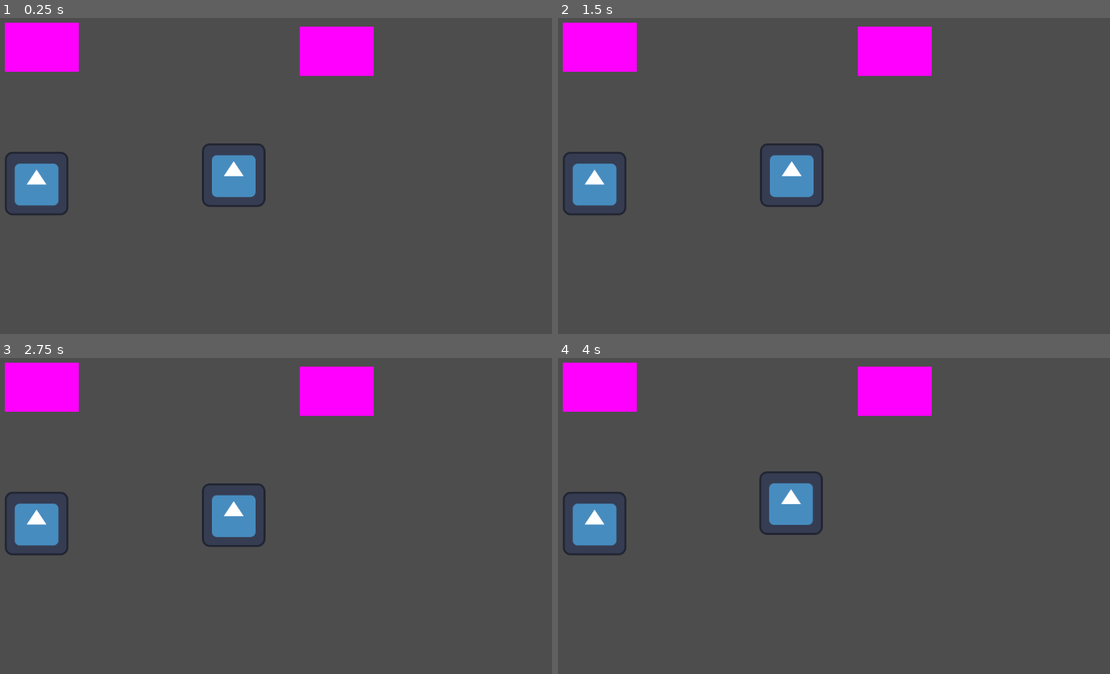
Above: before the commit, frames 1-4 (two rows, left to right).
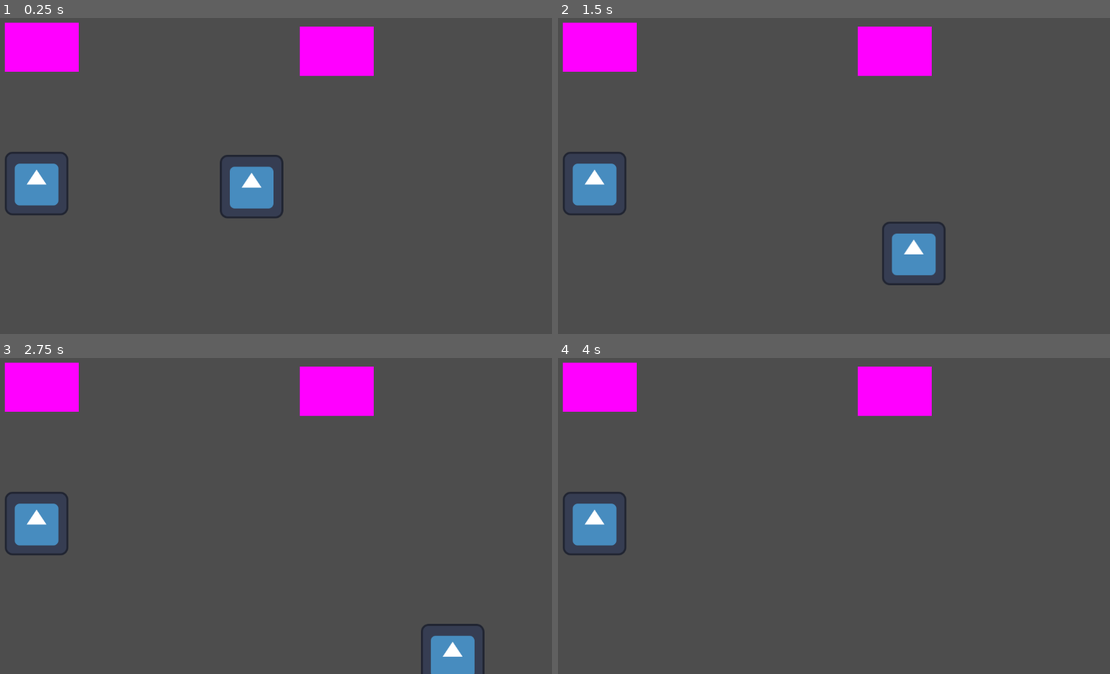
Above: after the commit, the same moments.

Repository: Pedro19082000/GlobalGameJam
Game: Godot game, scene res://cenas/fases/teste.tscn
Two runs of this game, one before a commit and one after it. Both use one fixed random seed, a clock stepped at 60 frames per second and the inputs below. The engine's default icon, where the game draws it, is replaced by a stand-in: a white triangle on a blue panel in a dark square.
Inputs (mouse positions are in pixels of both pictures, inside the frame that each line leads up to):
- Up to frame 1 (0.25 s): no input
- Up to frame 2 (1.5 s): move the mouse to (789, 176) at 0.52 s; click (789, 176) at 0.67 s; move the mouse to (707, 188) at 1.27 s; click (707, 188) at 1.42 s
- Up to frame 3 (2.75 s): move the mouse to (325, 443) at 2.02 s; click (325, 443) at 2.17 s
- Up to frame 4 (4 s): move the mouse to (795, 576) at 2.77 s; click (795, 576) at 2.92 s; move the mouse to (994, 560) at 3.52 s; click (994, 560) at 3.67 s

The runs differ from the first frame. In frame 1, 1.8% of the frame differs, in the area x 36-52%, y 39-64%; in frame 2, 2.7%, in the area x 36-71%, y 39-85%; in frame 3, 2.5%; in frame 4, 1.4%.

Commit message:
turbina 0.0.2

Diff:
--- a/cenas/fases/teste.tscn
+++ b/cenas/fases/teste.tscn
@@ -1,13 +1,17 @@
-[gd_scene load_steps=6 format=3 uid="uid://8aji6bomf2mf"]
+[gd_scene load_steps=8 format=3 uid="uid://8aji6bomf2mf"]
 
 [ext_resource type="Script" path="res://scripts/teste.gd" id="1_6h5q8"]
 [ext_resource type="PackedScene" uid="uid://dropxapjavxpn" path="res://cenas/player/personagem_bolha.tscn" id="1_ixvv6"]
 [ext_resource type="PackedScene" uid="uid://8u6tccdb5rf2" path="res://cenas/npc/bolha_pessoa.tscn" id="3_4f82t"]
+[ext_resource type="Script" path="res://cenas/fases/turbina.gd" id="4_ykkw2"]
 
 [sub_resource type="PlaceholderTexture2D" id="PlaceholderTexture2D_ybxbv"]
 
 [sub_resource type="RectangleShape2D" id="RectangleShape2D_lu5ub"]
 size = Vector2(153, 97)
+
+[sub_resource type="RectangleShape2D" id="RectangleShape2D_i238j"]
+size = Vector2(134, 204)
 
 [node name="Teste" type="Node2D"]
 script = ExtResource("1_6h5q8")
@@ -41,3 +45,15 @@
 
 [node name="Area_Bolha" parent="." instance=ExtResource("3_4f82t")]
 position = Vector2(114, 345)
+
+[node name="turbina" type="Node2D" parent="."]
+script = ExtResource("4_ykkw2")
+
+[node name="Area2D" type="Area2D" parent="turbina"]
+
+[node name="CollisionShape2D" type="CollisionShape2D" parent="turbina/Area2D"]
+position = Vector2(510, 324)
+shape = SubResource("RectangleShape2D_i238j")
+
+[connection signal="body_exited" from="turbina/Area2D" to="turbina" method="_on_area_2d_body_exited"]
+[connection signal="body_shape_entered" from="turbina/Area2D" to="turbina" method="_on_area_2d_body_shape_entered"]
--- /dev/null
+++ b/cenas/fases/turbina.gd
@@ -0,0 +1,19 @@
+extends Node2D
+@export var wind_force: float = 200
+@onready var area = $Area2D
+
+# Called when the node enters the scene tree for the first time.
+
+
+
+
+func _on_area_2d_body_shape_entered(body_rid, body, body_shape_index, local_shape_index):
+	if body.is_in_group("player"):
+		print("aaa")
+		var direction = (body.global_position - global_position).normalized()
+		body.apply_central_impulse(direction * wind_force)
+
+
+func _on_area_2d_body_exited(body):
+	if body.is_in_group("player"):
+		print("saiu")
